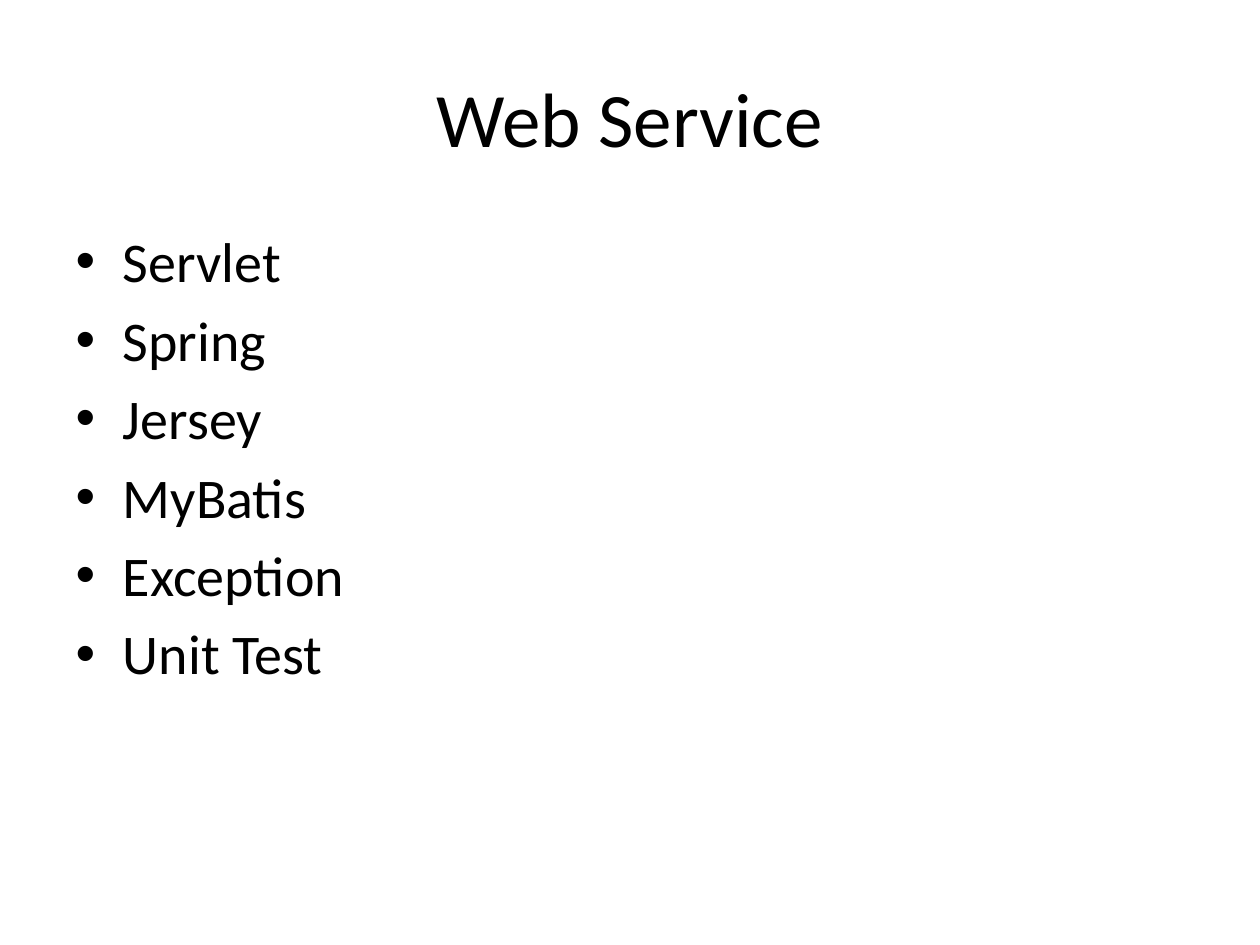
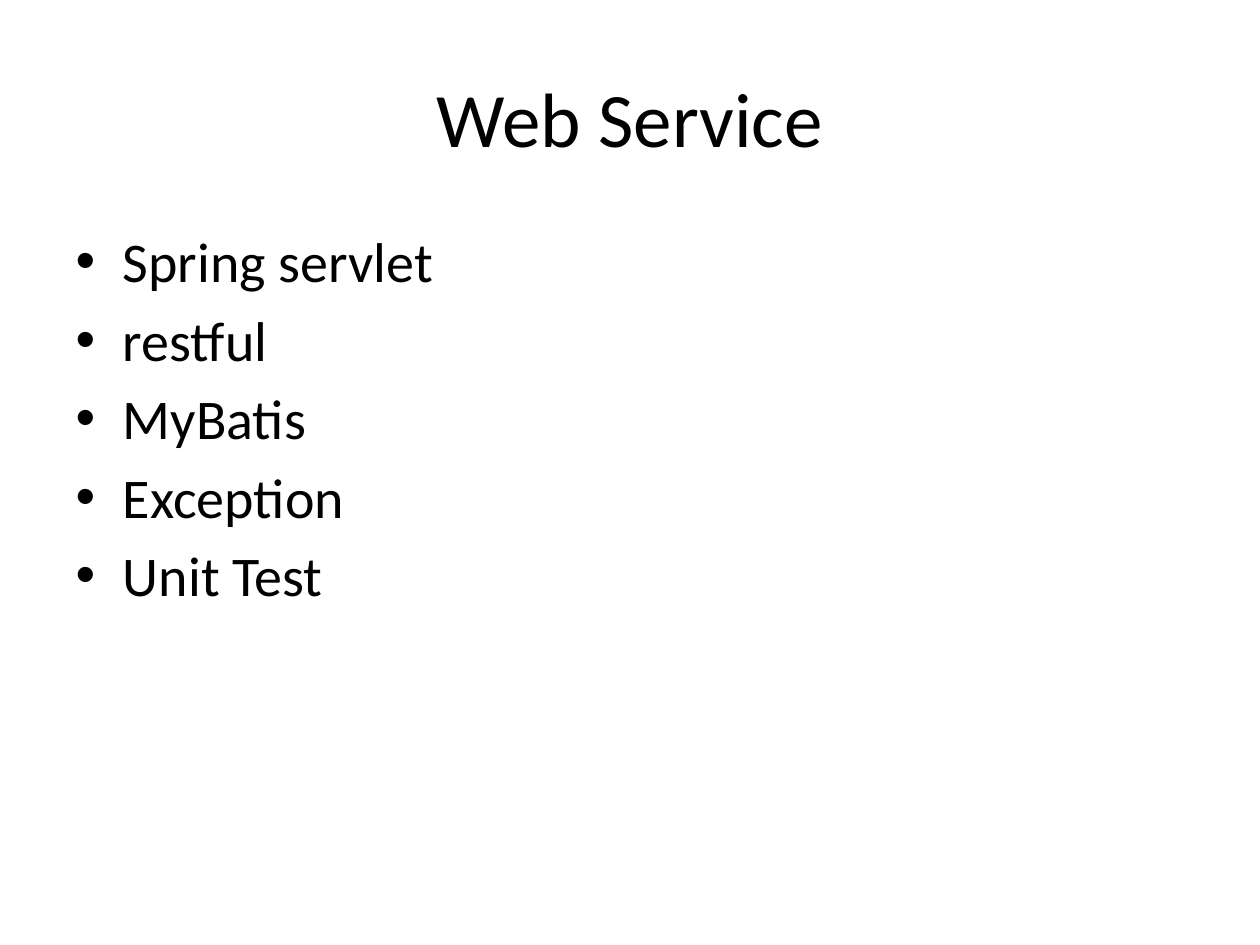
Before and after one commit to hejian1639/SpringMVC, a slide deck: slide 4 of Introduction.pptx. Drawn at 1260x945 pixels with LibreOffice and Linux fonts; fonts in the diff are those of the drawing. Boxes give left, top, right and bottom in pixels: in the first picture for what was removed or moved away, otherwise in the second. Text is boxed around its words. In the diff, an @@ line names an element or a change of style, - is before the commit and + after.

Commit message:
move servlet code

```diff
--- a/Introduction.pptx
+++ b/Introduction.pptx
@@ text at (123,243,433,362): text changed @@
-• Servlet
-• Spring
-• Jersey
+• Spring servlet
+• restful
```
Also in this commit, not shown: 11 other slides changed, 10 slides added, 41 slides removed, 9 other files.
